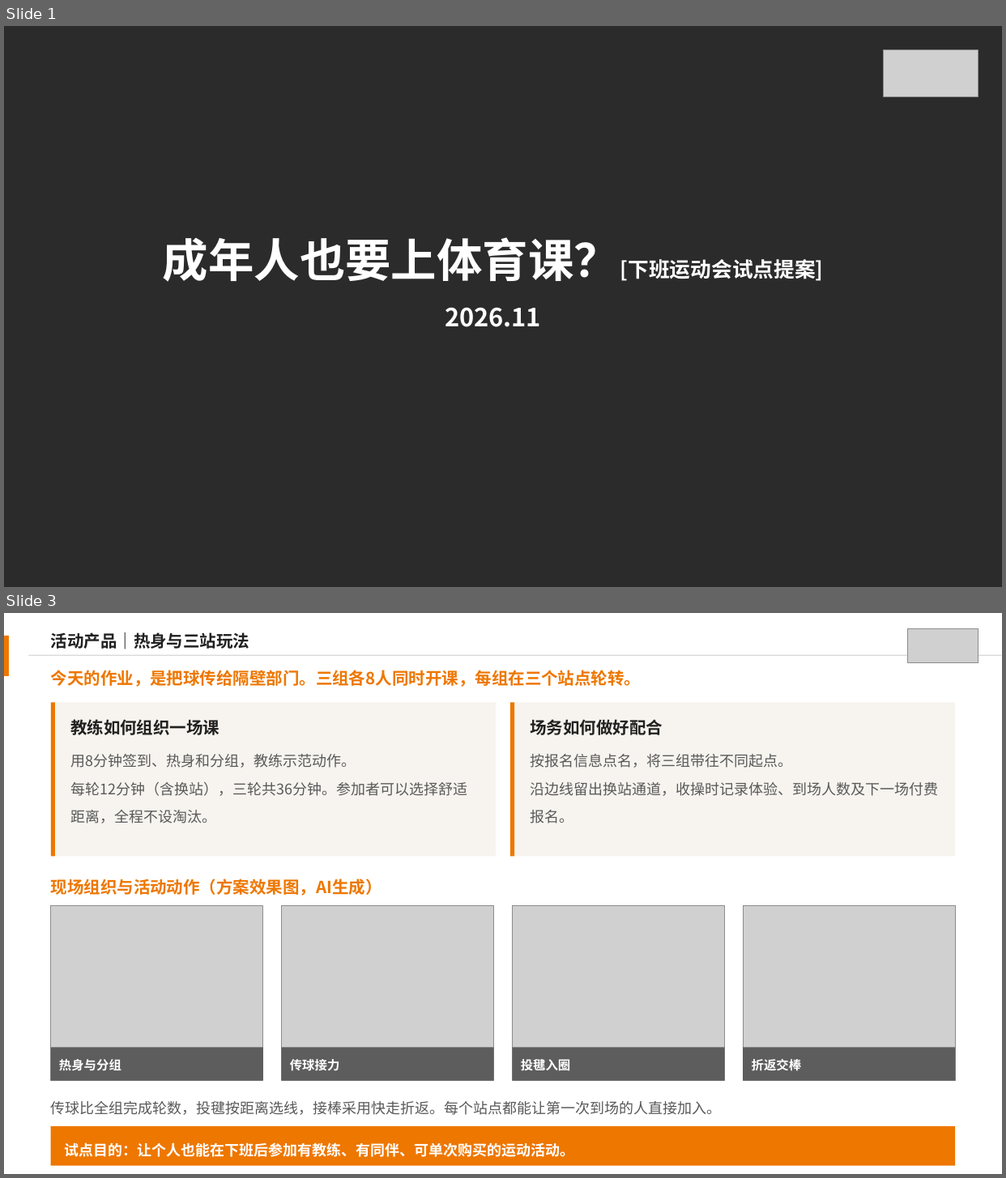
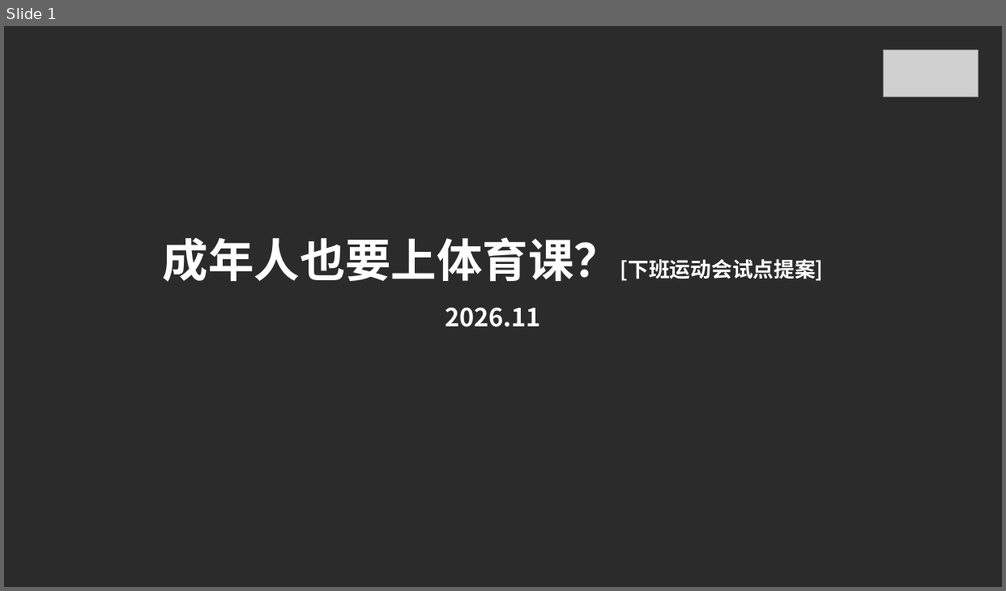
Before and after one commit to 2503668375-boop/kaisa-ppt-skill, a slide deck: demo/after-work-games.pptx. Shown one above the other, each under a label of ours: slides 1 and 3 before the commit, slide 1 after it; the slides between them are not shown. The pictures are 1006x1178 and 1006x591 pixels, drawn with LibreOffice and Linux fonts; fonts in the diff are those of the drawing; grey boxes stand for pictures; background and template pictures are left out; a plain dark background stands for a picture behind light text. Boxes give left, top, right and bottom in pixels: in the first picture for what was removed or moved away, otherwise in the second. Text is boxed around its words. In the diff, an @@ line names an element or a change of style, - is before the commit and + after.

```diff
--- a/demo/after-work-games.pptx
+++ b/demo/after-work-games.pptx
@@ slide 3 removed at [4,613,1002,1174], background #FFFFFF @@
@@ rectangle removed at [4,636,9,676] @@
@@ text removed at [51,632,250,649] @@
-活动产品｜热身与三站玩法
@@ picture removed at [908,628,978,663] @@
@@ rectangle removed at [28,655,1002,656] @@
@@ text removed at [51,670,641,687] @@
-今天的作业，是把球传给隔壁部门。三组各8人同时开课，每组在三个站点轮转。
@@ rectangle removed at [50,702,495,856] @@
@@ rectangle removed at [50,702,55,856] @@
@@ rectangle removed at [510,702,955,856] @@
@@ rectangle removed at [510,702,514,856] @@
@@ text removed at [70,719,219,735] @@
-教练如何组织一场课
@@ text removed at [530,719,663,735] @@
-场务如何做好配合
@@ text removed at [70,754,467,824] @@
-用8分钟签到、热身和分组，教练示范动作。
-每轮12分钟（含换站），三轮共36分钟。参加者可以选择舒适距离，全程不设淘汰。
@@ text removed at [530,754,938,824] @@
-按报名信息点名，将三组带往不同起点。
-沿边线留出换站通道，收操时记录体验、到场人数及下一场付费报名。
@@ text removed at [51,879,382,896] @@
-现场组织与活动动作（方案效果图，AI生成）
@@ picture removed at [50,906,262,1081] @@
@@ picture removed at [282,906,493,1081] @@
@@ picture removed at [513,906,724,1081] @@
@@ picture removed at [744,906,956,1081] @@
@@ rectangle removed at [50,1048,262,1081] @@
@@ rectangle removed at [282,1048,493,1081] @@
@@ rectangle removed at [513,1048,724,1081] @@
@@ rectangle removed at [744,1048,956,1081] @@
@@ text removed at [59,1059,121,1071] @@
-热身与分组
@@ text removed at [290,1059,340,1071] @@
-传球接力
@@ text removed at [521,1059,571,1071] @@
-投毽入圈
@@ text removed at [752,1059,802,1071] @@
-折返交棒
@@ text removed at [51,1101,722,1115] @@
-传球比全组完成轮数，投毽按距离选线，接棒采用快走折返。每个站点都能让第一次到场的人直接加入。
@@ rectangle removed at [50,1127,955,1166] @@
@@ text removed at [64,1143,574,1157] @@
-试点目的：让个人也能在下班后参加有教练、有同伴、可单次购买的运动活动。
```
Also in this commit, not shown: 8 slides added, 5 other slides removed, 16 other files.
